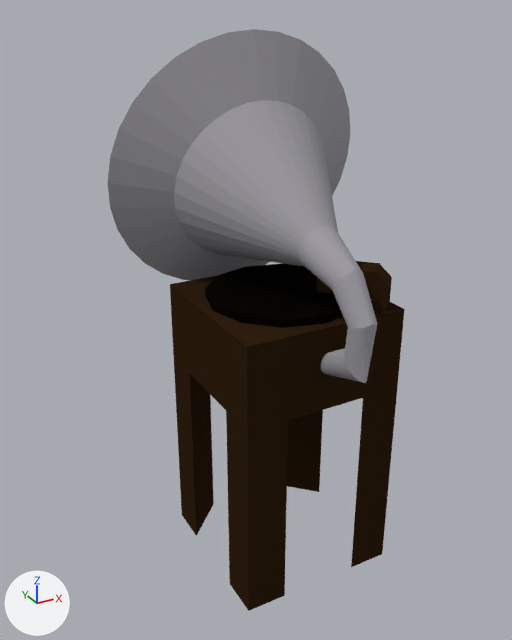
The Blender file ExhamHorror/Assets/Models/gramofoni.blend as it was, and as the next commit left it.
One viewpoint serves both versions: a 50 mm lens placed at (-7.99, -13.27, 7.17), pointed at (-0.59, 0.19, 0.44). The lights are fixed; the arrows at lower left show +X, +Y and +Z.

Objects in the first picture: 'Disk', 'Horn', 'Needle', 'Table'.
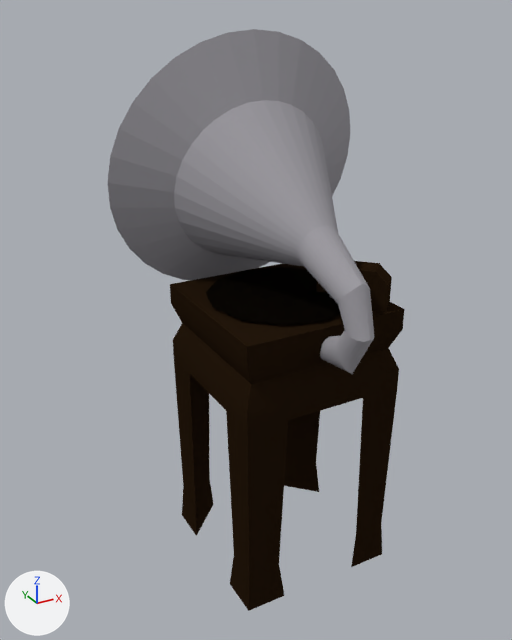
The change in detail:
me_cone is used by ob_horn; location (0.0, 0.0, 3.0); rotation (-1.309, 0.0, 0.0), in degrees (-75, 0, 0).
me_cone had 257 vertices, 257 faces and spanned x -3.28..3.28, y -3.28..3.28, z -3.9..2.29.
me_cone now has 257 vertices, 257 faces and spans x -3.28..3.28, y -3.28..3.28, z -3.69..2.29.
me_cone part 1: 128 of 257 vertices moved; they spanned x -0.33..0.33, y -0.25..2.54, z -3.9..-2.49 and now span x -0.33..0.33, y -0.09..2.29, z -3.69..-2.24; mean shift (0.0, 0.03, 0.09); largest move (0.0, 1.78, -3.9) -> (0.0, 1.89, -3.46).
me_cube is used by ob_table; location (0.0, 0.0, 0.0).
me_cube had 36 vertices, 30 faces and spanned x -2.0..2.0, y -2.0..2.0, z -6.0..1.0.
me_cube now has 61 vertices, 54 faces and spans x -2.0..2.0, y -2.0..2.0, z -6.0..1.0.
me_cube part 2: 13 vertices added at x -2.0..2.0, y -2.0..2.0, z -0.5..0.5.
me_cube part 3: 12 vertices added at x -1.93..1.93, y -1.93..1.93, z -5.0.

Changed parts and their boxes [x1, y1, x2, y2] in the pictures (512 x 640 px; the box of a moved part takes in the faces that stretch with it):
'Horn', reshaped
    before: [108, 29, 377, 383]
    after: [108, 29, 374, 374]
part 1 of me_cone, moved or reshaped
    before: [298, 226, 377, 383]
    after: [298, 226, 374, 374]
part 2 of me_cube, added (black)
    after: [170, 285, 404, 432]
part 3 of me_cube, added (black)
    after: [174, 358, 397, 611]
